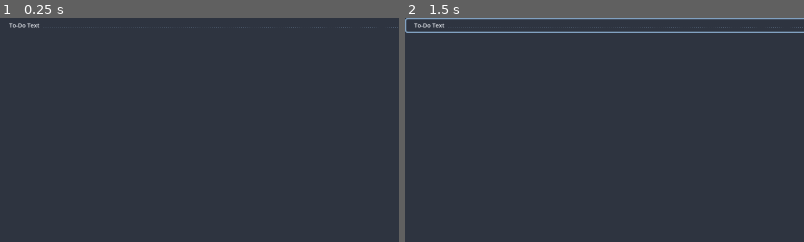
Above: before the commit, frames 1-2 (left to right).
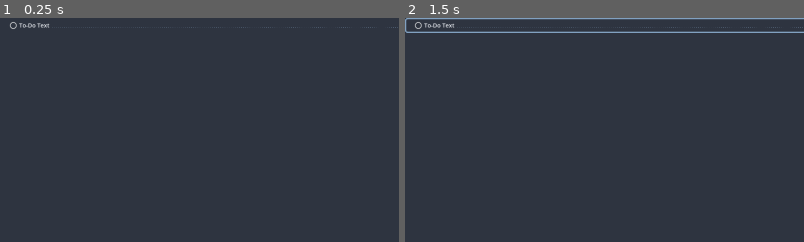
Above: after the commit, the same moments.

Repository: njamster/habituary
Game: Godot game, scene res://main_window/global_search_results/search_result/search_result.tscn
Same seed, same stepped clock (60 frames per second), same inputs: the game is played once before the commit and once after it. This scene is started directly instead of the project's main scene.
Inputs (mouse positions are % of the whole screen's width and height, from its top left):
- Up to frame 1 (0.25 s): no input
- Up to frame 2 (1.5 s): click (99, 2) at 0.5 s; click (99, 2) at 1.25 s
The pictures show only the part of the screen within x 0-50%, y 0-50%; the shares and areas given below are measured in that part.

The runs differ from the first frame. In frame 1, 0.1% of the frame differs, in the area x 2-13%, y 1-5%; in frame 2, 0.1%.
Error in both runs: Invalid call. Nonexistent function 'as_dict' in base 'Nil'. (res://custom/resources/date.gd:168)

Commit message:
Add state icon in front of global search results
The icon can *not* be toggled there (as indicated by the mouse cursor).

Also, re-enables "Deselect on Focus Loss Enabled" for the search result
text, to prevent the user from selecting multiple texts at once.

Diff:
--- a/main_window/global_search_results/global_search_results.gd
+++ b/main_window/global_search_results/global_search_results.gd
@@ -49,7 +49,8 @@
 			var stripped_line := Utils.strip_tags(line)
 			if stripped_line.contains(Settings.search_query):
 				var search_result := SEARCH_RESULT.instantiate()
-				search_result.fill_in(key, stripped_line, line_id)
+				var state : String = line.strip_edges().left(3)
+				search_result.fill_in(key, state, stripped_line, line_id)
 				search_result_group.add_result(search_result)
 			line_id += 1
 
--- a/main_window/global_search_results/search_result/search_result.gd
+++ b/main_window/global_search_results/search_result/search_result.gd
@@ -4,10 +4,12 @@
 var line_number : int
 
 
-func fill_in(key, value, id) -> void:
+func fill_in(key, state, value, id) -> void:
 	date = Date.from_string(key)
+	_update_state_icon(state)
 	%Text.text = value
 	line_number = id
+
 
 func _ready() -> void:
 	_connect_signals()
@@ -18,6 +20,19 @@
 	mouse_exited.connect(_on_mouse_exited)
 
 	%JumpTo.pressed.connect(_on_jump_to_pressed)
+
+
+func _update_state_icon(state : String) -> void:
+	match state:
+		"[x]":
+			%State.texture = preload("res://main_window/list_view/day_panel/scrollable_todo_list/todo_list/todo_item/images/done.svg")
+			%State.modulate = Color("#A3BE8C")
+		"[-]":
+			%State.texture = preload("res://main_window/list_view/day_panel/scrollable_todo_list/todo_list/todo_item/images/failed.svg")
+			%State.modulate = Color("#D08770")
+		_:
+			%State.texture = preload("res://main_window/list_view/day_panel/scrollable_todo_list/todo_list/todo_item/images/to_do.svg")
+			%State.modulate = Color("#FFFFFF")
 
 
 func _on_jump_to_pressed() -> void:
--- a/main_window/global_search_results/search_result/search_result.tscn
+++ b/main_window/global_search_results/search_result/search_result.tscn
@@ -1,7 +1,8 @@
-[gd_scene load_steps=7 format=3 uid="uid://njjkbwxn0qbo"]
+[gd_scene load_steps=8 format=3 uid="uid://njjkbwxn0qbo"]
 
 [ext_resource type="Script" uid="uid://cas8bxt657mew" path="res://main_window/global_search_results/search_result/search_result.gd" id="1_aiq75"]
 [ext_resource type="Texture2D" uid="uid://fwaqgbwuue6c" path="res://main_window/side_panel/bookmarks/bookmark/images/jump_to_todo.svg" id="2_aiq75"]
+[ext_resource type="Texture2D" uid="uid://d00v4pleoufwq" path="res://main_window/list_view/day_panel/scrollable_todo_list/todo_list/todo_item/images/to_do.svg" id="2_lials"]
 [ext_resource type="Texture2D" uid="uid://dvwky1k2js4hn" path="res://main_window/side_panel/help/input_hint/images/dotted_connector.png" id="3_6ui7r"]
 [ext_resource type="Script" uid="uid://bqai4pv020yjf" path="res://custom/tooltip.gd" id="3_lials"]
 
@@ -28,11 +29,21 @@
 
 [node name="HBox" type="HBoxContainer" parent="."]
 layout_mode = 2
-theme_type_variation = &"SmallSeparation"
+theme_type_variation = &"TinySeparation"
+
+[node name="State" type="TextureRect" parent="HBox"]
+unique_name_in_owner = true
+custom_minimum_size = Vector2(20, 20)
+layout_mode = 2
+mouse_default_cursor_shape = 8
+texture = ExtResource("2_lials")
+expand_mode = 5
+stretch_mode = 5
 
 [node name="Text" type="RichTextLabel" parent="HBox"]
 unique_name_in_owner = true
 layout_mode = 2
+focus_mode = 2
 mouse_filter = 1
 mouse_default_cursor_shape = 1
 theme_override_colors/selection_color = Color(0.505882, 0.631373, 0.756863, 1)
@@ -42,7 +53,6 @@
 autowrap_mode = 0
 vertical_alignment = 1
 selection_enabled = true
-deselect_on_focus_loss_enabled = false
 drag_and_drop_selection_enabled = false
 
 [node name="ExtraPadding" type="MarginContainer" parent="HBox"]
